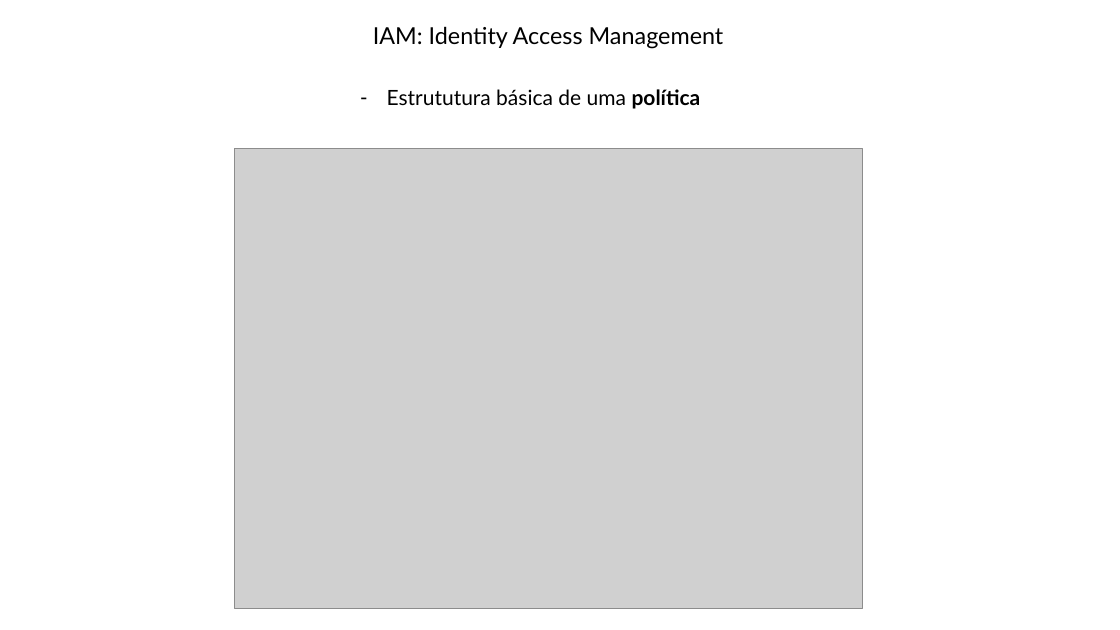
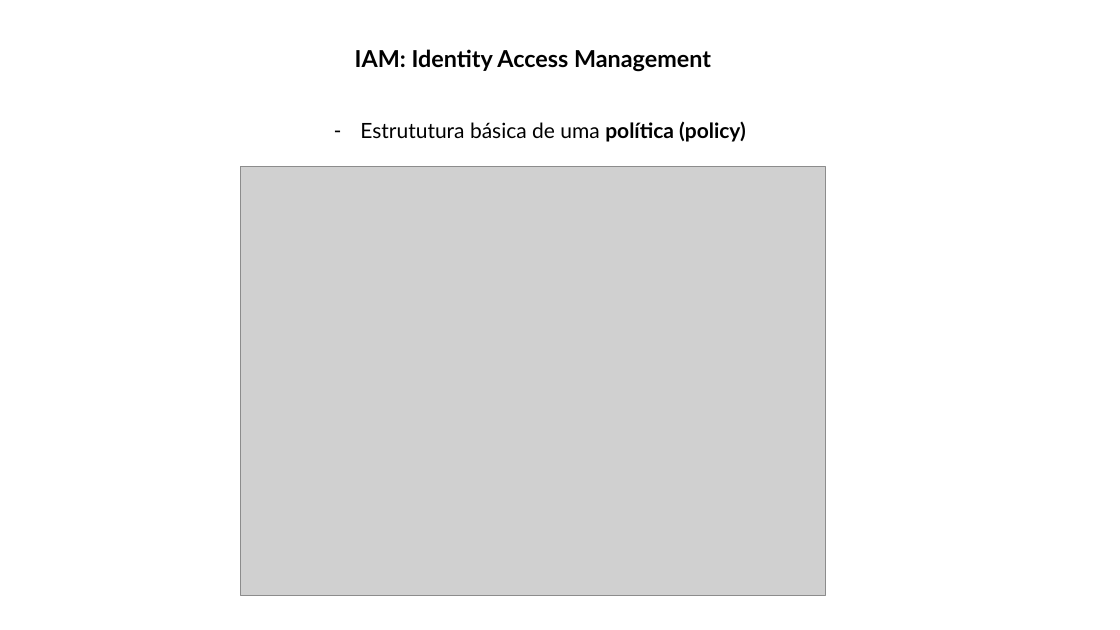
Before and after one commit to marcelomamorim/preparation-solutions-architect-associate, a slide deck: slide 8 of assets/slides/Semana2.pptx (slide 10 before the commit). Drawn at 1120x630 pixels with LibreOffice and Linux fonts; fonts in the diff are those of the drawing; grey boxes stand for pictures. Boxes give left, top, right and bottom in pixels: in the first picture for what was removed or moved away, otherwise in the second. Text is boxed around its words. In the diff, an @@ line names an element or a change of style, - is before the commit and + after.

```diff
--- a/assets/slides/Semana2.pptx
+++ b/assets/slides/Semana2.pptx
@@ title "IAM: Identity Access Management": place and size @@
-title "IAM: Identity Access Management" at bbox=[373, 26, 724, 49]
+title "IAM: Identity Access Management" at bbox=[355, 49, 711, 72]
@@ title "IAM: Identity Access Management" at bbox=[355, 49, 711, 72]: bold on @@
@@ text at bbox=[360, 121, 746, 142]: text changed @@
-– Estrututura básica de uma política
+– Estrututura básica de uma política (policy)
@@ picture: place and size @@
-picture at bbox=[234, 149, 862, 608]
+picture at bbox=[240, 166, 825, 595]
```
Also in this commit, not shown: 8 other slides changed, 4 slides removed, 19 other files.
